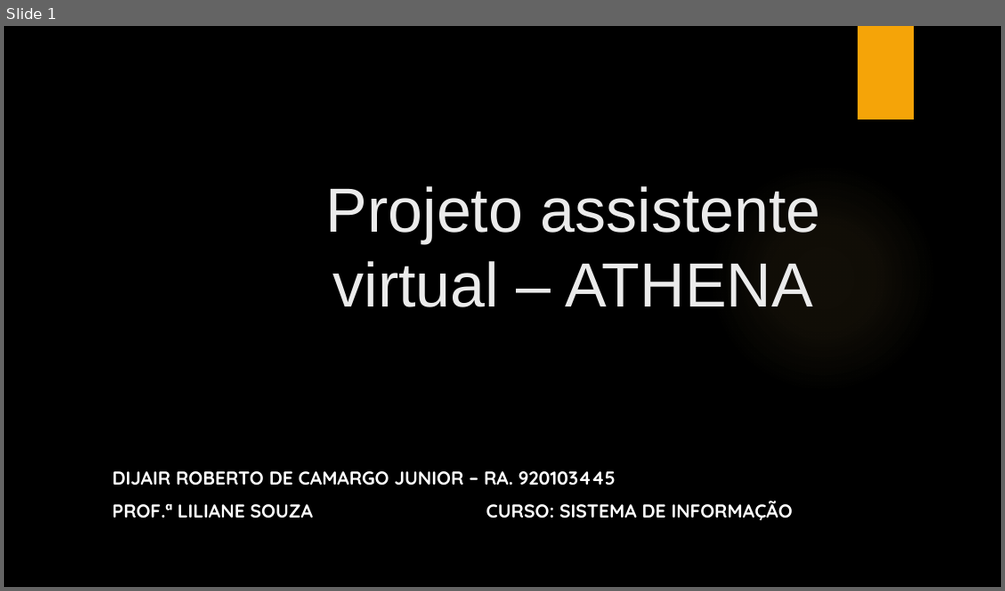
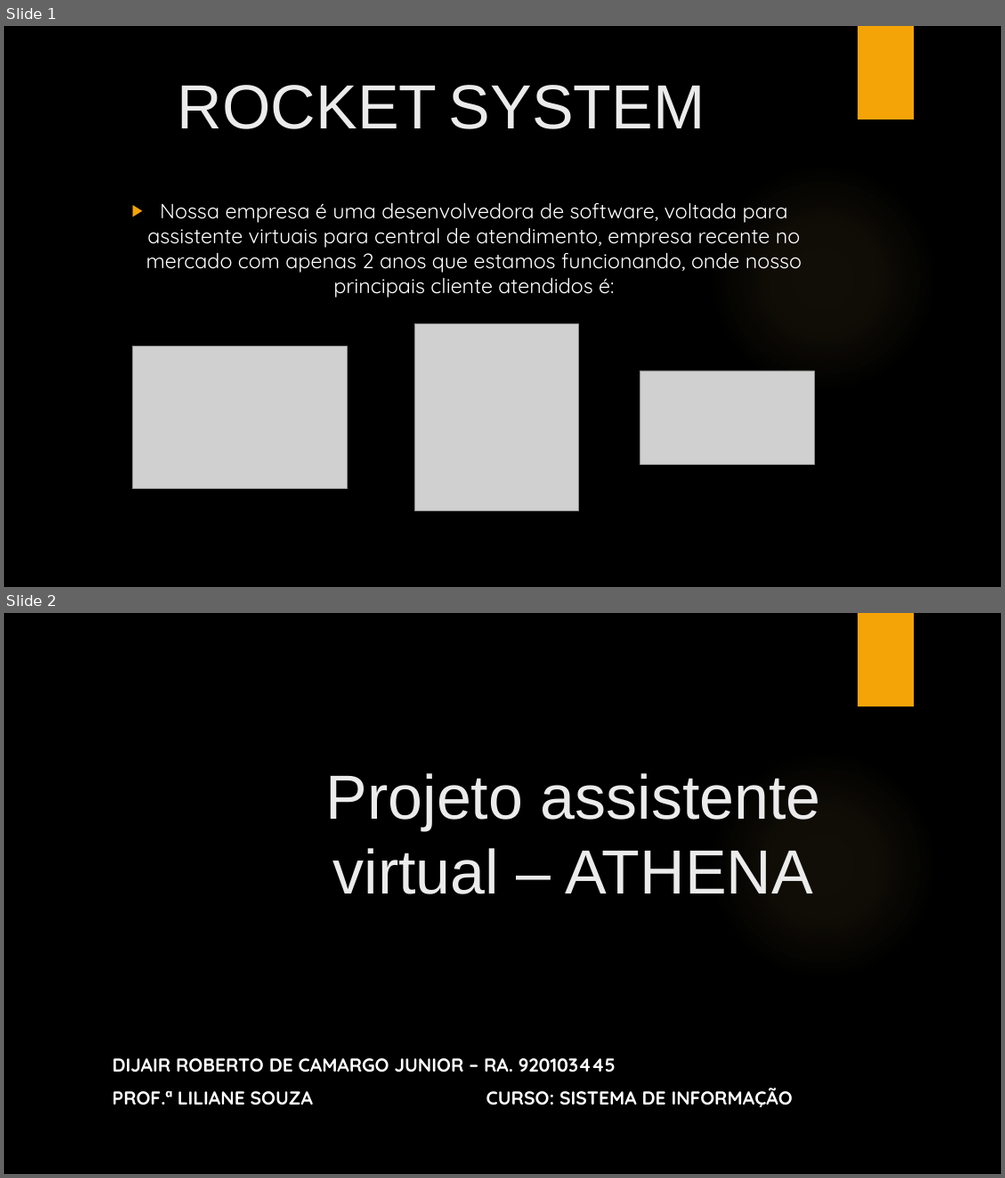
Before and after one commit to dijairJunior/Athena, a slide deck: Projeto assistente virtual – ATHENA.pptx. Shown one above the other, each under a label of ours: slide 1 before the commit, slides 1 and 2 after it. The pictures are 1005x591 and 1005x1178 pixels, drawn with LibreOffice and Linux fonts; fonts in the diff are those of the drawing; grey boxes stand for pictures; background and template pictures are left out. Boxes give left, top, right and bottom in pixels: in the first picture for what was removed or moved away, otherwise in the second. Text is boxed around its words. In the diff, an @@ line names an element or a change of style, - is before the commit and + after.

Commit message:
update

```diff
--- a/Projeto assistente virtual – ATHENA.pptx
+++ b/Projeto assistente virtual – ATHENA.pptx
@@ slide 1 added at (4, 26, 1001, 587), background picture (left out); not listed: 2 template elements that a slide beside it also shows @@
@@ title added at (178, 85, 705, 129), 60 pt, text #EBEBEB @@
+ROCKET SYSTEM
@@ text added at (146, 202, 801, 297), 20 pt, text #FFFFFF @@
+▶ Nossa empresa é uma desenvolvedora de software, voltada para assistente virtuais para central de atendimento, empresa recente no mercado com apenas 2 anos que estamos funcionando, onde nosso principais cliente atendidos é:
@@ picture added at (414, 324, 579, 510) @@
@@ picture added at (133, 346, 348, 489) @@
@@ picture added at (639, 370, 814, 464) @@
@@ what was slide 1 is now slide 2 @@
```
